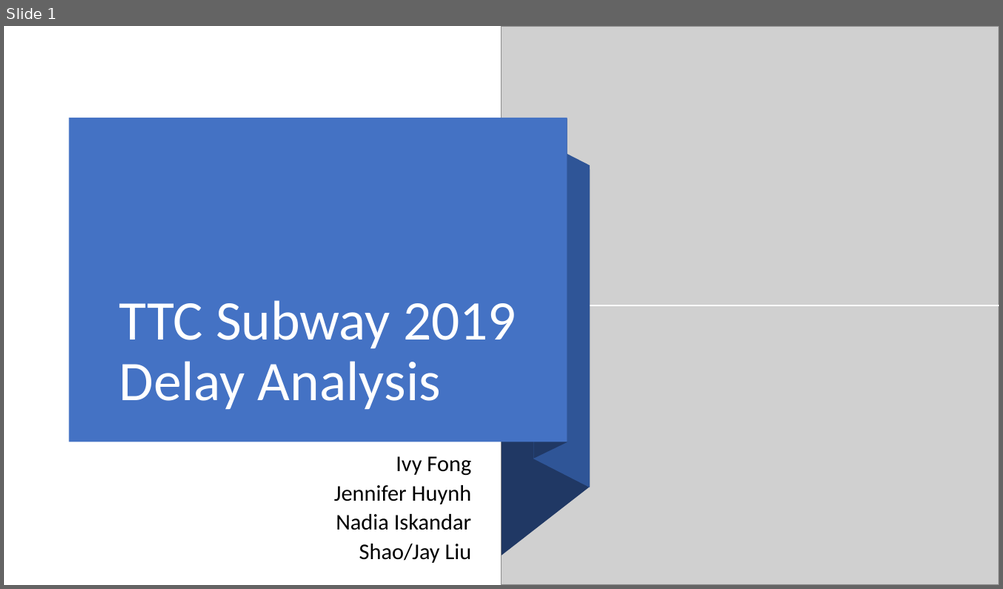
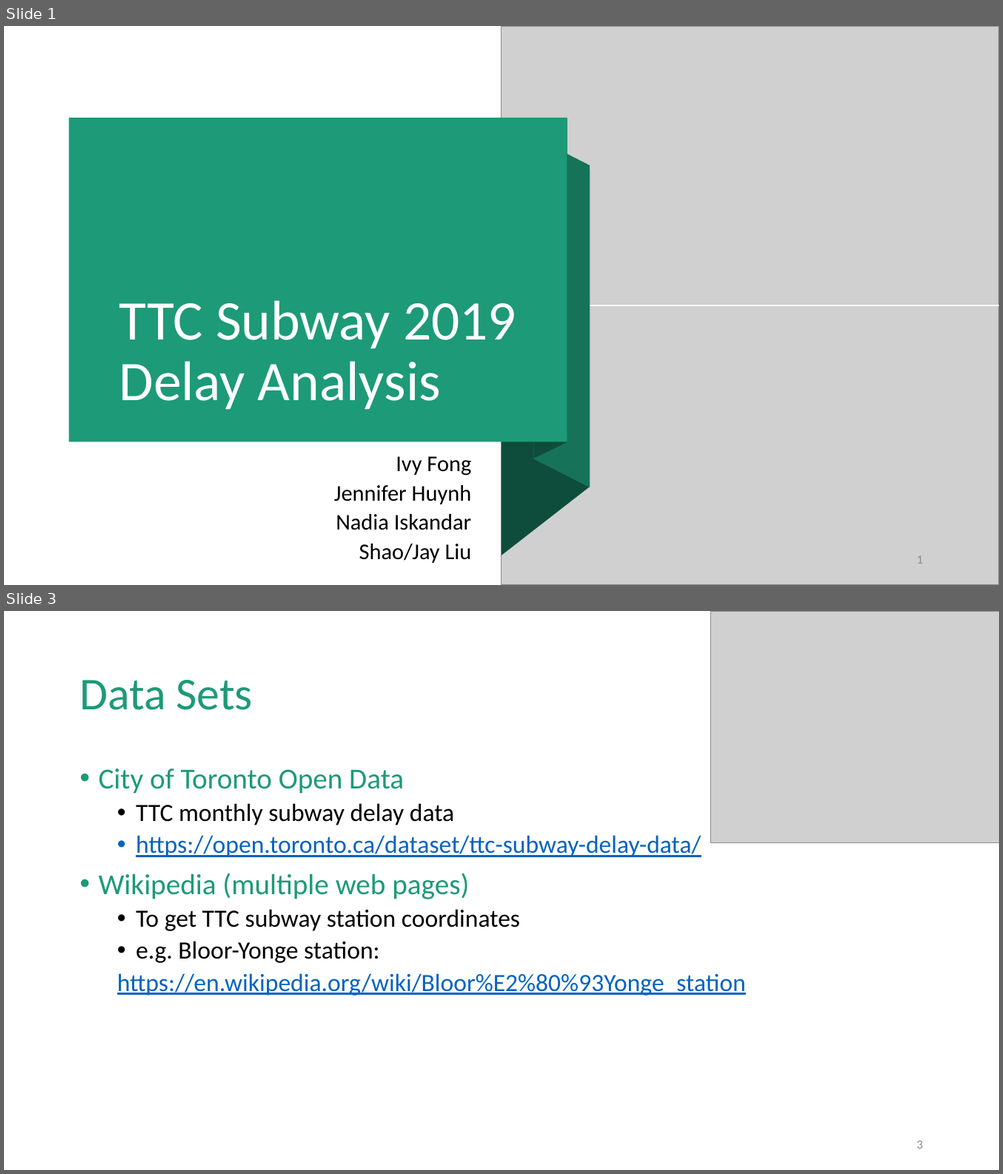
Before and after one commit to nfiskandar/TTC_Subway_Delay_Dashboard, a slide deck: Presentation - Draft.pptx. Shown one above the other, each under a label of ours: slide 1 before the commit, slides 1 and 3 after it; the slides between them are not shown. The pictures are 1003x589 and 1003x1174 pixels, drawn with LibreOffice and Linux fonts; fonts in the diff are those of the drawing; grey boxes stand for pictures. Boxes give left, top, right and bottom in pixels: in the first picture for what was removed or moved away, otherwise in the second. Text is boxed around its words. In the diff, an @@ line names an element or a change of style, - is before the commit and + after.

```diff
--- a/Presentation - Draft.pptx
+++ b/Presentation - Draft.pptx
@@ slide 3 added at (4, 611, 999, 1170), background #FFFFFF @@
@@ picture added at (711, 611, 999, 843) @@
@@ title added at (79, 680, 253, 710), 44 pt, text #1D9A78 @@
+Data Sets
@@ text added at (99, 769, 745, 996), 24 pt, text #0563C1 @@
+• City of Toronto Open Data
+  • TTC monthly subway delay data
+  • https://open.toronto.ca/dataset/ttc-subway-delay-data/
+• Wikipedia (multiple web pages)
+  • To get TTC subway station coordinates
+  • e.g. Bloor-Yonge station:
+  https://en.wikipedia.org/wiki/Bloor%E2%80%93Yonge_station
@@ page number added at (916, 1141, 922, 1149), 12 pt, text #8C8C8C @@
+3
@@ slide 1 changed as well @@
@@ rectangle at (69, 118, 567, 443): fill #4472C4 to #1D9A78 @@
@@ freeform shape at (534, 118, 567, 459): fill #203864 to #0E4D3C @@
@@ freeform shape at (534, 136, 589, 488): fill #2F5597 to #16745A @@
@@ freeform shape at (502, 170, 589, 556): fill #203864 to #0E4D3C @@
@@ page number added at (916, 556, 922, 564), 12 pt, text #8C8C8C @@
+1
```
Also in this commit, not shown: 1 other slide changed, 1 other slide added.
